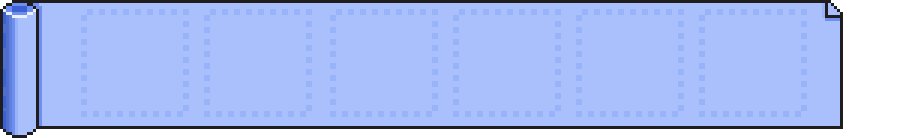
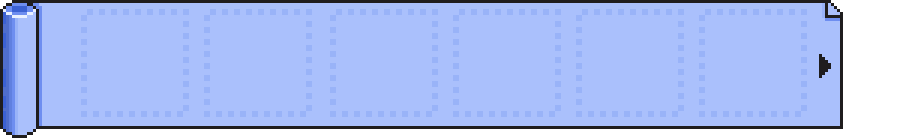
Layers edited between the first and the second 900x138 image:
added layer "buttons" above "Layer" over box(819, 54, 831, 78)
